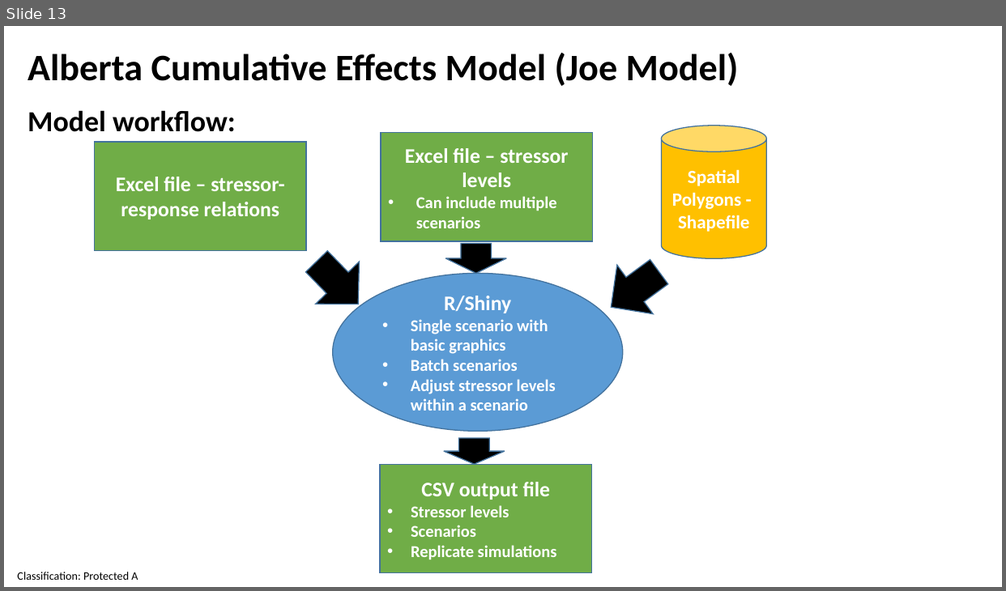
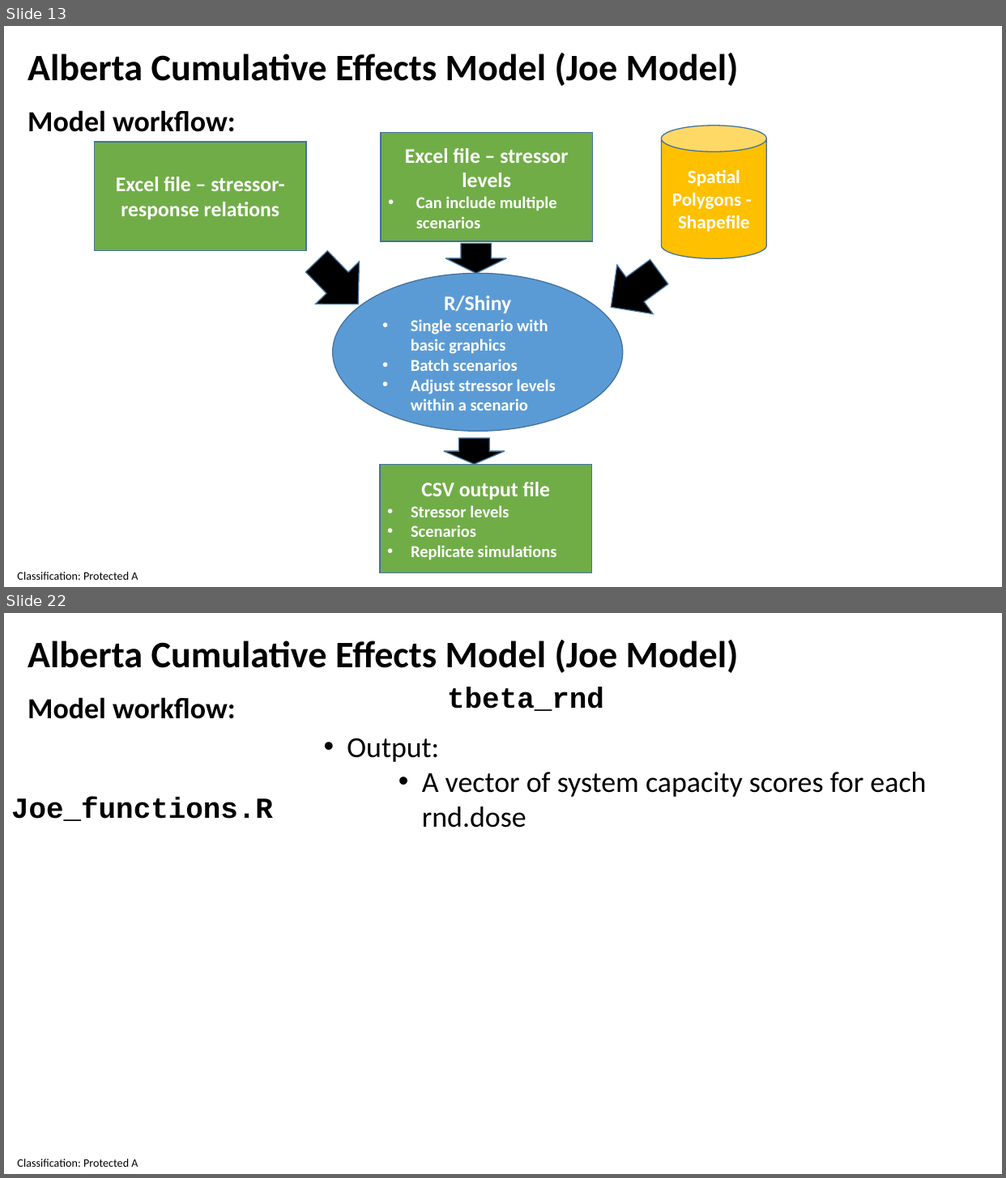
Before and after one commit to andrewpaul68/Shiny_Joe_Models, a slide deck: Joe_Shiny_28April2021.pptx. Shown one above the other, each under a label of ours: slide 13 before the commit, slides 13 and 22 after it; the slides between them are not shown. The pictures are 1006x591 and 1006x1178 pixels, drawn with LibreOffice and Linux fonts; fonts in the diff are those of the drawing. Boxes give left, top, right and bottom in pixels: in the first picture for what was removed or moved away, otherwise in the second. Text is boxed around its words. In the diff, an @@ line names an element or a change of style, - is before the commit and + after.

Commit message:
-pptx updated with more details on the coding work flow. -beta_param function updated with input from Kyle Wilson's analytical solution and checks for inappropriate mean and sd values

```diff
--- a/Joe_Shiny_28April2021.pptx
+++ b/Joe_Shiny_28April2021.pptx
@@ slide 22 added at [4,613,1002,1174], background #FFFFFF; not listed: 1 template element that a slide beside it also shows @@
@@ text added at [27,640,739,673], 36 pt, text #000000, bold @@
+Alberta Cumulative Effects Model (Joe Model)
@@ text added at [27,697,235,719], 28 pt, text #000000, bold @@
+Model workflow:
@@ text added at [447,688,604,711], 28 pt, text #000000, bold @@
+tbeta_rnd
@@ text added at [347,738,926,828], 28 pt, text #000000 @@
+• Output:
+    • A vector of system capacity scores for each rnd.dose
@@ text added at [11,798,273,821], 28 pt, text #000000, bold @@
+Joe_functions.R
```
Also in this commit, not shown: 10 other slides added, 1 other file.
